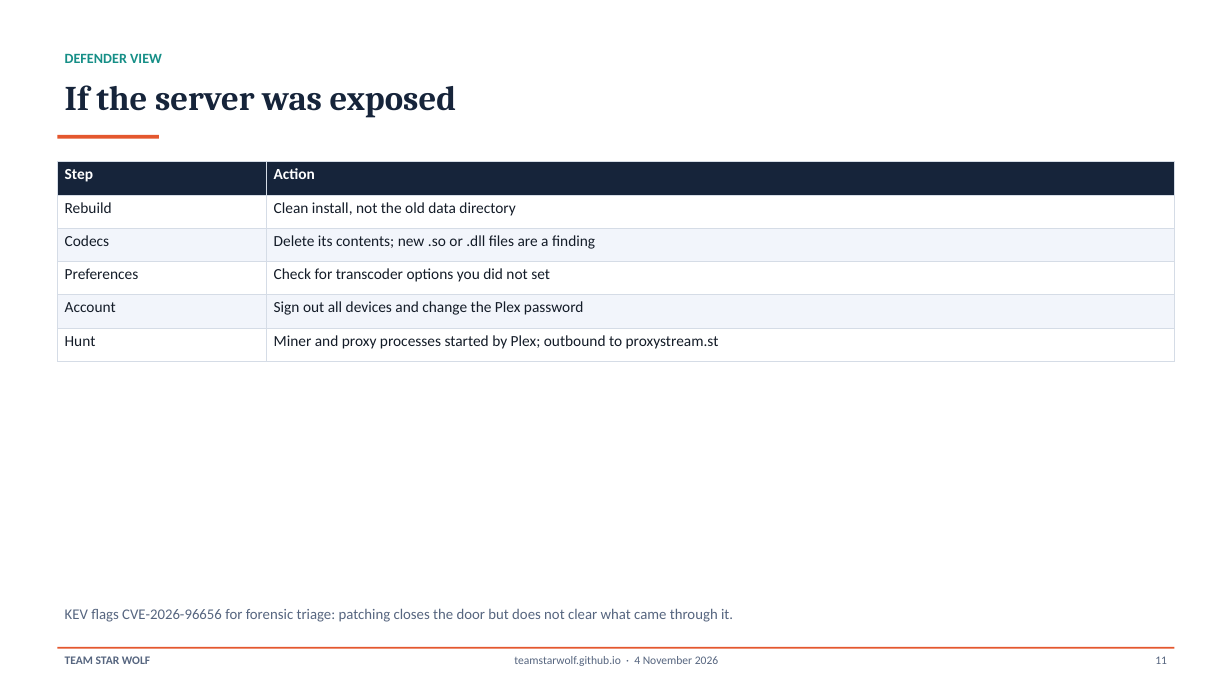
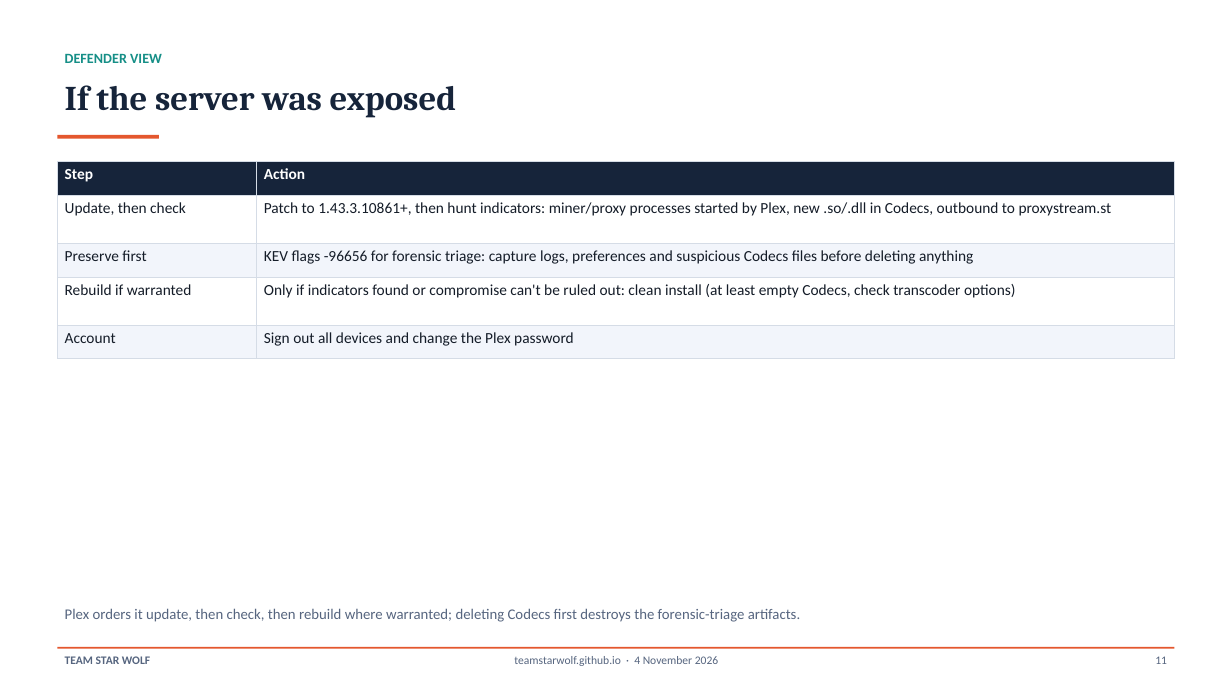
Before and after one commit to TeamStarWolf/TeamStarWolf, a slide deck: slide 11 of case-studies/slides/Plex_Media_Server_2026_CVEs_Case_Study.pptx. Drawn at 1232x693 pixels with LibreOffice and Linux fonts; fonts in the diff are those of the drawing. Boxes give left, top, right and bottom in pixels: in the first picture for what was removed or moved away, otherwise in the second. Text is boxed around its words. In the diff, an @@ line names an element or a change of style, - is before the commit and + after.

```diff
--- a/case-studies/slides/Plex_Media_Server_2026_CVEs_Case_Study.pptx
+++ b/case-studies/slides/Plex_Media_Server_2026_CVEs_Case_Study.pptx
@@ table at (57,162,1175,359) @@
-row 2, column 1: Rebuild
+row 2, column 1: Update, then check
-row 2, column 2: Clean install, not the old data directory
+row 2, column 2: Patch to 1.43.3.10861+, then hunt indicators: miner/proxy processes started by Plex, new .so/.dll in Codecs, outbound to proxystream.st
-row 3, column 1: Codecs
+row 3, column 1: Preserve first
-row 3, column 2: Delete its contents; new .so or .dll files are a finding
+row 3, column 2: KEV flags -96656 for forensic triage: capture logs, preferences and suspicious Codecs files before deleting anything
-row 4, column 1: Preferences
+row 4, column 1: Rebuild if warranted
-row 4, column 2: Check for transcoder options you did not set
+row 4, column 2: Only if indicators found or compromise can't be ruled out: clean install (at least empty Codecs, check transcoder options)
-row 6: Hunt | Miner and proxy processes started by Plex; outbound to proxystream.st
@@ text at (65,608,800,622): text changed @@
-KEV flags CVE-2026-96656 for forensic triage: patching closes the door but does not clear what came through it.
+Plex orders it update, then check, then rebuild where warranted; deleting Codecs first destroys the forensic-triage artifacts.
```
Also in this commit, not shown: 1 other slide changed, 7 other files.
